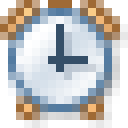
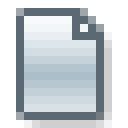
Layer changes from the first 128 x 128 image to the second:
hid group "alarm" (1st of 2) (10 layers) over box(0, 0, 128, 128)
added group "list" (1st of 2) with 1 layers above "menu" over box(24, 16, 96, 112)
added layer "list" (2nd of 2, in "list") in group "list" over box(24, 16, 96, 112)
